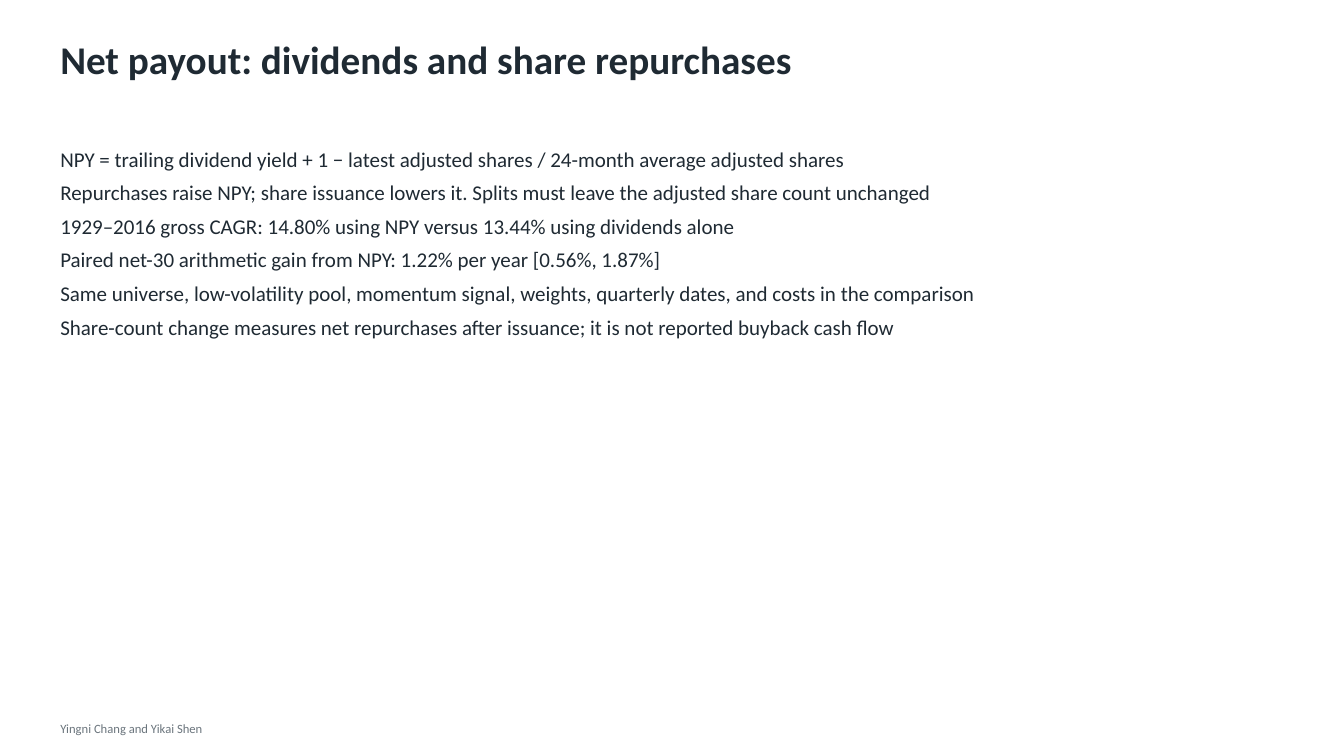
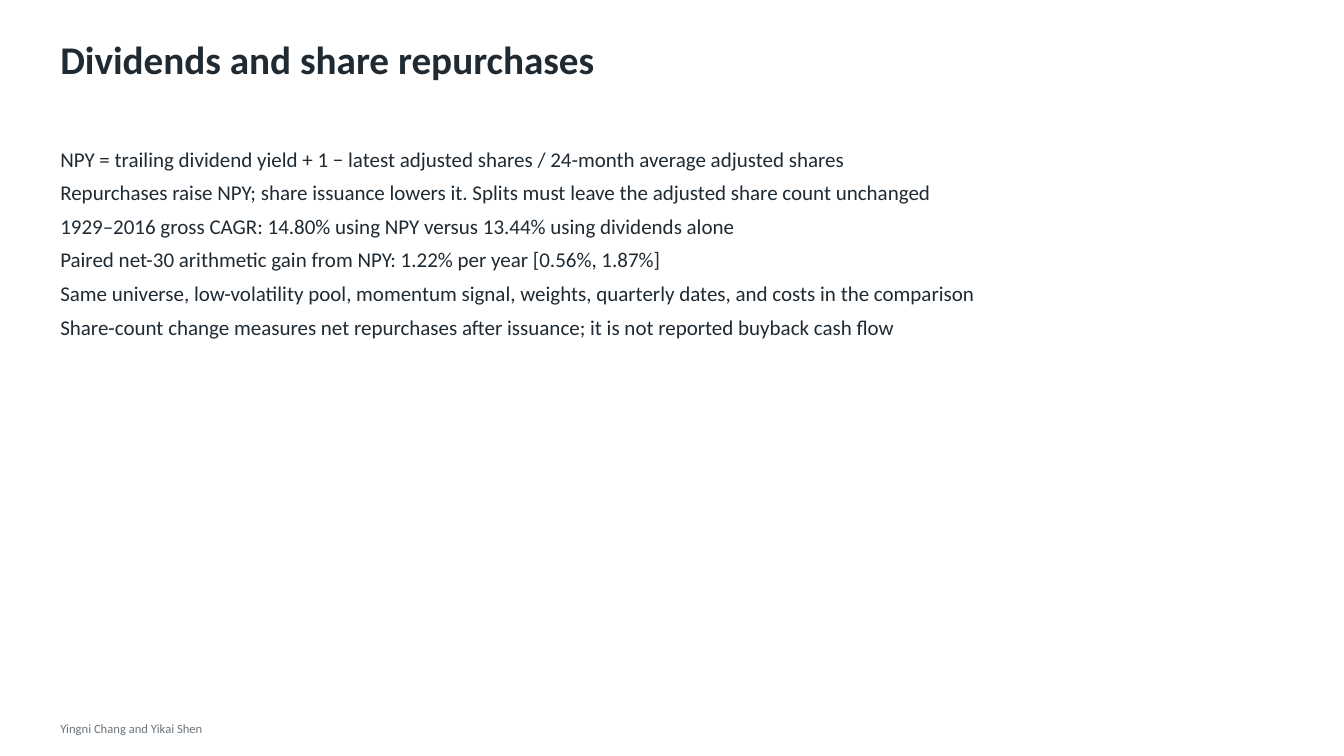
Before and after one commit to yingnichang/MTH9897, a slide deck: slide 11 of Final/presentation/conservative_formula.pptx. Drawn at 1344x756 pixels with LibreOffice and Linux fonts; fonts in the diff are those of the drawing. Boxes give left, top, right and bottom in pixels: in the first picture for what was removed or moved away, otherwise in the second. Text is boxed around its words. In the diff, an @@ line names an element or a change of style, - is before the commit and + after.

```diff
--- a/Final/presentation/conservative_formula.pptx
+++ b/Final/presentation/conservative_formula.pptx
@@ text at bbox=[60, 46, 594, 80]: text changed @@
-Net payout: dividends and share repurchases
+Dividends and share repurchases
```
Also in this commit, not shown: 17 other slides changed, 11 other files.
